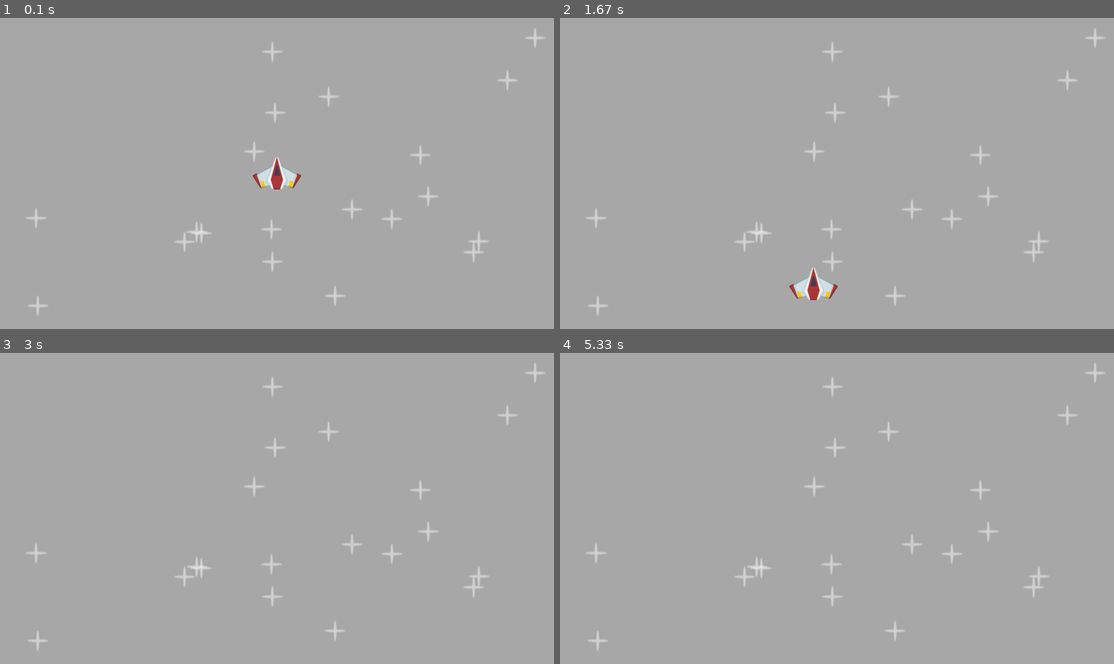
Above: before the commit, frames 1-4 (two rows, left to right).
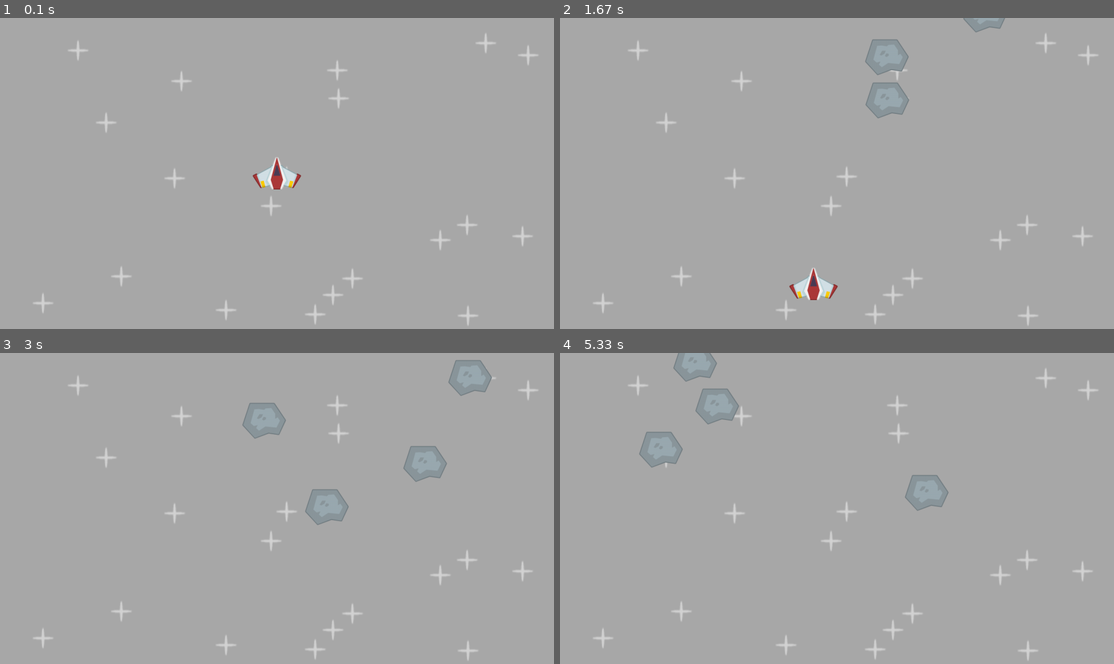
Above: after the commit, the same moments.

Repository: markgallant01/pygame_fun
Game: pygame game, started from main.py
The game is run twice, just before and just after one commit, with the same random seed, the same clock (stepped at 60 frames per second) and the same inputs.
Inputs:
- Up to frame 1 (0.1 s): no input
- Up to frame 2 (1.67 s): hold D 0.33-0.8 s; hold D 0.83-1.3 s; tap F at 0.9, 1.2, 1.4 s; tap E at 0.98 s; hold S 1.33-1.63 s
- Up to frame 3 (3 s): hold D 1.67-2.3 s; tap F at 1.73, 2.03, 2.4 s; hold S 2.33-2.7 s; tap E at 2.48 s
- Up to frame 4 (5.33 s): no input

The runs differ from the first frame. In frame 1, 1.5% of the frame differs, in the area x 4-99%, y 3-99%; in frame 2, 2.5%; in frame 3, 3.2%, in the area x 4-99%, y 2-99%; in frame 4, 3.1%.

Commit message:
almost done

Diff:
--- a/main.py
+++ b/main.py
@@ -1,75 +1,137 @@
 # pyright:strict
 
-import pygame
-from pygame.sprite import Group, Sprite
 import os
 import random
+import pygame as pg
 
 # window constants
 (SCREEN_WIDTH, SCREEN_HEIGHT) = 1280, 720
 SCREEN_CENTER: tuple[float,float] = SCREEN_WIDTH / 2, SCREEN_HEIGHT / 2
 
-# setup
-pygame.init()
-display_surface = pygame.display.set_mode((SCREEN_WIDTH, SCREEN_HEIGHT))
-pygame.display.set_caption("Space Shooter")
-running = True
-clock: pygame.Clock = pygame.time.Clock()
 
-class Player(Sprite):
-    def __init__(self, group: Group[Sprite]):
+class Player(pg.sprite.Sprite):
+    def __init__(self, surface: pg.surface.Surface,
+                 group: pg.sprite.Group[pg.sprite.Sprite]):
         super().__init__(group)
-        self.image: pygame.Surface = pygame.image.load(
-            os.path.join('images', 'player.png')).convert_alpha()
 
-        self.rect: pygame.FRect = self.image.get_frect(center = SCREEN_CENTER)
-        self.direction: pygame.Vector2 = pygame.Vector2()
-        self.speed: int = 300
+        self.image = surface
+        self.rect: pg.FRect = self.image.get_frect(center = SCREEN_CENTER)
+        self.direction = pg.Vector2()
+        self.speed = 300
+
+        # cooldown
+        self.can_shoot = True
+        self.laser_shoot_time = 0
+        self.cooldown_duration = 400
+
+    def laser_timer(self):
+        if not self.can_shoot:
+            current_time = pg.time.get_ticks()
+            if current_time - self.laser_shoot_time >= self.cooldown_duration:
+                self.can_shoot = True
 
     def update(self, dt: int):
-        keys: pygame.key.ScancodeWrapper = pygame.key.get_pressed()
-        self.direction.x = int(keys[pygame.K_f]) - int(keys[pygame.K_s])
-        self.direction.y = int(keys[pygame.K_d]) - int(keys[pygame.K_e])
+        keys = pg.key.get_pressed()
+        self.direction.x = int(keys[pg.K_f]) - int(keys[pg.K_s])
+        self.direction.y = int(keys[pg.K_d]) - int(keys[pg.K_e])
         self.direction = (self.direction.normalize()
                           if self.direction else self.direction)
         self.rect.center += self.direction * self.speed * dt
 
-        recent_keys = pygame.key.get_just_pressed()
-        if recent_keys[pygame.K_SPACE]:
-            print('fire laser')
+        recent_keys = pg.key.get_just_pressed()
+        if recent_keys[pg.K_SPACE] and self.can_shoot:
+            Laser(self.rect.midtop, all_sprites)
+            self.can_shoot = False
+            self.laser_shoot_time = pg.time.get_ticks()
 
-class Star(Sprite):
-    surface = pygame.image.load(
-        os.path.join('images', 'star.png')).convert_alpha()
+        self.laser_timer()
 
-    def __init__(self, group: Group[Sprite]):
+
+class Star(pg.sprite.Sprite):
+    def __init__(self, surface: pg.surface.Surface,
+                 group: pg.sprite.Group[pg.sprite.Sprite]):
         super().__init__(group)
 
-        self.image = Star.surface
-        (x,y) = random.randint(0, 1280), random.randint(0, 720)
-        self.rect: pygame.FRect = Star.surface.get_frect(center = (x,y))
+        self.image = surface
+        (x,y) = (random.randint(0, SCREEN_WIDTH),
+                 random.randint(0, SCREEN_HEIGHT))
+        self.rect: pg.FRect = self.image.get_frect(center = (x,y))
 
-all_sprites: Group[Sprite] = Group()
+
+class Laser(pg.sprite.Sprite):
+    def __init__(self, position: tuple[float,float],
+                 surface: pg.surface.Surface,
+                 group: pg.sprite.Group[pg.sprite.Sprite]):
+        super().__init__(group)
+        self.image = surface
+        self.rect: pg.FRect = self.image.get_frect(midbottom = position)
+
+        self.speed = 400
+
+    def update(self, dt: int):
+        self.rect.centery -= self.speed * dt
+        if self.rect.bottom < 0:
+            self.kill()
+
+
+class Meteor(pg.sprite.Sprite):
+    def __init__(self, surface: pg.surface.Surface,
+                 group: pg.sprite.Group[pg.sprite.Sprite]):
+        super().__init__(group)
+        self.image = surface
+
+        (x,y) = random.randint(0, SCREEN_WIDTH), 0
+        self.rect: pg.FRect = self.image.get_frect(midbottom = (x,y))
+
+        self.speed = 200
+        self.creation_time = pg.time.get_ticks()
+        self.lifetime = 2000
+
+    def update(self, dt: int):
+        self.rect.centery += self.speed * dt
+        current_time = pg.time.get_ticks()
+        if current_time - self.creation_time >= self.lifetime:
+            self.kill()
+
+
+# setup
+pg.init()
+display_surface = pg.display.set_mode((SCREEN_WIDTH, SCREEN_HEIGHT))
+pg.display.set_caption("Space Shooter")
+running = True
+clock: pg.Clock = pg.time.Clock()
+
+# load surfaces
+player_surface = pg.image.load(
+    os.path.join('images', 'player.png')).convert_alpha()
+
+star_surface = pg.image.load(
+    os.path.join('images', 'star.png')).convert_alpha()
+
+laser_surface = pg.image.load(
+    os.path.join('images', 'laser.png')).convert_alpha()
+
+meteor_surface = pg.image.load(
+    os.path.join('images', 'meteor.png')).convert_alpha()
+
+all_sprites: pg.sprite.Group[pg.sprite.Sprite] = pg.sprite.Group()
 for i in range(0, 20):
-    Star(all_sprites)
-player = Player(all_sprites)
+    Star(star_surface, all_sprites)
+player = Player(player_surface, all_sprites)
 
-meteor_surface = pygame.image.load(
-    os.path.join('images', 'meteor.png')).convert_alpha()
-meteor_rect = meteor_surface.get_frect(center = SCREEN_CENTER)
+# custom events -> meteor event
+meteor_event = pg.event.custom_type()
+pg.time.set_timer(meteor_event, 500)
 
-laser_surface = pygame.image.load(
-    os.path.join('images', 'laser.png')).convert_alpha()
-laser_rect = laser_surface.get_frect(bottomleft = (0,SCREEN_HEIGHT))
-
-bounce = False
 while running:
     dt = clock.tick() / 1000
 
     # poll for events
-    for event in pygame.event.get():
-        if event.type == pygame.QUIT:
+    for event in pg.event.get():
+        if event.type == pg.QUIT:
             running = False
+        if event.type == meteor_event:
+            Meteor(meteor_surface, all_sprites)
 
     all_sprites.update(dt)
 
@@ -77,6 +139,6 @@
     display_surface.fill("darkgrey")
     all_sprites.draw(display_surface)
 
-    pygame.display.update()
+    pg.display.update()
 
-pygame.quit()
+pg.quit()
